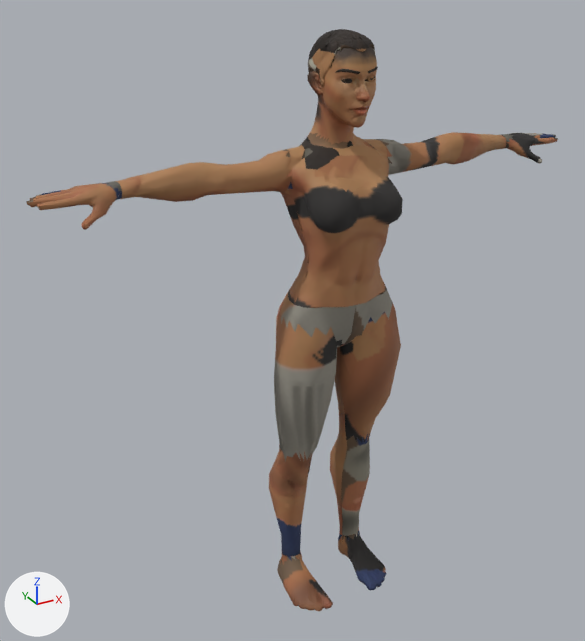
Two versions of the glTF model modely/postavy/npc/npc_mestka_telo.gltf, one commit apart.
Before and after are seen from a 50 mm camera at (-1.166, -1.841, 1.903) aimed at (-0.1, 0.098, 0.934). The lights are fixed; the arrows at lower left show +X, +Y and +Z. The first picture is the older version. Where no turn or scale is listed for an object, it has been applied to the vertices. Vertices at exactly the same position are counted once.

The older version as bpy lines, for what is in view:
```python
ob_npc_mestka_hair_buzzedfemale = bpy.data.objects.new('npc_mestka_hair_buzzedfemale', me_hair_buzzedfemale)
ob_npc_mestka_hair_buzzedfemale.location = (0.0, 0.0, 0.0)
ob_npc_mestka_telo_chodidla = bpy.data.objects.new('npc_mestka_telo_chodidla', me_npc_mestka_telo_chodidla)
ob_npc_mestka_telo_chodidla.location = (0.0, 0.0, 0.0)
ob_npc_mestka_telo_dekolt = bpy.data.objects.new('npc_mestka_telo_dekolt', me_npc_mestka_telo_dekolt)
ob_npc_mestka_telo_dekolt.location = (0.0, 0.0, 0.0)
ob_npc_mestka_telo_hlava = bpy.data.objects.new('npc_mestka_telo_hlava', me_npc_mestka_telo_hlava)
ob_npc_mestka_telo_hlava.location = (0.0, 0.0, 0.0)
ob_npc_mestka_telo_lytka = bpy.data.objects.new('npc_mestka_telo_lytka', me_npc_mestka_telo_lytka)
ob_npc_mestka_telo_lytka.location = (0.0, 0.0, 0.0)
ob_npc_mestka_telo_paze = bpy.data.objects.new('npc_mestka_telo_paze', me_npc_mestka_telo_paze)
ob_npc_mestka_telo_paze.location = (0.0, 0.0, 0.0)
ob_npc_mestka_telo_ruce = bpy.data.objects.new('npc_mestka_telo_ruce', me_npc_mestka_telo_ruce)
ob_npc_mestka_telo_ruce.location = (0.0, 0.0, 0.0)
ob_npc_mestka_telo_stehna = bpy.data.objects.new('npc_mestka_telo_stehna', me_npc_mestka_telo_stehna)
ob_npc_mestka_telo_stehna.location = (0.0, 0.0, 0.0)
ob_npc_mestka_telo_trup = bpy.data.objects.new('npc_mestka_telo_trup', me_npc_mestka_telo_trup)
ob_npc_mestka_telo_trup.location = (0.0, 0.0, 0.0)
```
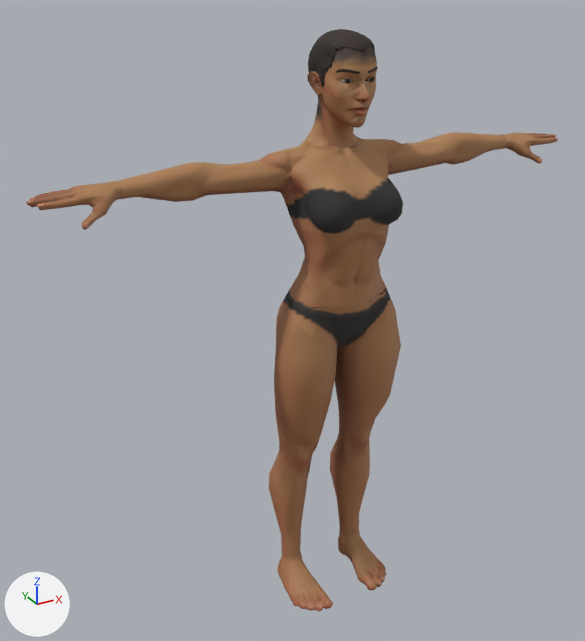
What differs and where, as boxes [x1, y1, x2, y2] in the pictures (585 x 641 px; the box of a moved part takes in the faces that stretch with it):
'npc_mestka_telo_trup', reshaped: before [277, 139, 403, 347]; after [277, 137, 403, 347]
part 1 of me_hair_buzzedfemale, surface changed (brown to black): [308, 31, 369, 87] in both
part 2 of me_npc_mestka_telo_chodidla, surface changed (lighter): [277, 532, 387, 611] in both
part 3 of me_npc_mestka_telo_dekolt, surface changed (lighter): [303, 133, 375, 179] in both
part 4 of me_npc_mestka_telo_lytka, surface changed: [269, 428, 371, 565] in both
part 5 of me_npc_mestka_telo_paze, surface changed: [105, 133, 513, 200] in both
part 6 of me_npc_mestka_telo_ruce, surface changed: [26, 133, 558, 230] in both
part 7 of me_npc_mestka_telo_stehna, surface changed: [274, 297, 401, 462] in both
part 8 of me_npc_mestka_telo_trup, moved or reshaped: before [287, 139, 403, 226]; after [287, 137, 403, 226]
part 9 of me_npc_mestka_telo_trup, surface changed: [279, 139, 393, 347] in both

The change, as a diff of the scene's bpy script:
```diff
--- a/modely/postavy/npc/npc_mestka_telo.gltf.py
+++ b/modely/postavy/npc/npc_mestka_telo.gltf.py
@@ me_hair_buzzedfemale @@
 me_hair_buzzedfemale.from_pydata(...)  # 466 vertices, 830 faces; spans x -0.079..0.079, y -0.082..0.114, z 1.585..1.753
+# me_hair_buzzedfemale part 1: texture (UV) coordinates of 830 of 830 faces, centred in x -0.078..0.078, y -0.079..0.113, z 1.588..1.752, changed; they spanned u 0.44..0.61, v 0.66..0.9 and now span u 0.33..0.51, v 0.65..0.9
 me_hair_buzzedfemale.materials.append(mat_npc_mestka_vlasy)
@@ me_npc_mestka_telo_chodidla @@
 me_npc_mestka_telo_chodidla.from_pydata(...)  # 348 vertices, 528 faces; spans x -0.18..0.18, y -0.128..0.13, z -0.008..0.105
+# me_npc_mestka_telo_chodidla part 2: texture (UV) coordinates of 528 of 528 faces, centred in x -0.178..0.178, y -0.126..0.127, z -0.007..0.095, changed; they spanned u 0.22..0.96, v 0.26..0.88 and now span u 0.03..0.95, v 0.16..0.95
 me_npc_mestka_telo_chodidla.materials.append(mat_npc_mestka_telo_kuze_tela)
@@ me_npc_mestka_telo_dekolt @@
-me_npc_mestka_telo_dekolt.from_pydata(...)  # 214 vertices, 330 faces; spans x -0.122..0.122, y -0.098..0.123, z 1.358..1.493
+me_npc_mestka_telo_dekolt.from_pydata(...)  # 173 vertices, 256 faces; spans x -0.111..0.111, y -0.073..0.122, z 1.378..1.493
+# me_npc_mestka_telo_dekolt part 3: 256 kept faces spanning x -0.111..0.111, y -0.073..0.122, z 1.378..1.493 get new texture (UV) coordinates
+# edits to the shape of me_npc_mestka_telo_dekolt do not show in these pictures
 me_npc_mestka_telo_dekolt.materials.append(mat_npc_mestka_telo_kuze_001)
@@ me_npc_mestka_telo_lytka @@
 me_npc_mestka_telo_lytka.from_pydata(...)  # 279 vertices, 358 faces; spans x -0.182..0.182, y -0.008..0.16, z 0.036..0.55
+# me_npc_mestka_telo_lytka part 4: texture (UV) coordinates of 358 of 358 faces, centred in x -0.177..0.177, y -0.005..0.158, z 0.047..0.531, changed; they spanned u 0.14..0.71, v 0.28..0.98 and now span u 0.26..0.99, v 0.01..0.87
 me_npc_mestka_telo_lytka.materials.append(mat_npc_mestka_telo_kuze_tela)
@@ me_npc_mestka_telo_paze @@
 me_npc_mestka_telo_paze.from_pydata(...)  # 386 vertices, 560 faces; spans x -0.647..0.647, y 0.006..0.103, z 1.335..1.456
+# me_npc_mestka_telo_paze part 5: texture (UV) coordinates of 560 of 560 faces, centred in x -0.639..0.639, y 0.008..0.102, z 1.342..1.453, changed; they spanned u 0.01..0.91, v 0.01..0.98 and now span u 0.17..0.99, v 0.01..0.85
 me_npc_mestka_telo_paze.materials.append(mat_npc_mestka_telo_kuze_tela)
@@ me_npc_mestka_telo_ruce @@
 me_npc_mestka_telo_ruce.from_pydata(...)  # 745 vertices, 992 faces; spans x -0.83..0.83, y -0.02..0.1, z 1.34..1.43
+# me_npc_mestka_telo_ruce part 6: texture (UV) coordinates of 992 of 992 faces, centred in x -0.83..0.83, y -0.02..0.1, z 1.34..1.42, changed; they spanned u 0.01..0.95, v 0.01..0.9 and now span u 0.12..0.93, v 0.01..0.85
 me_npc_mestka_telo_ruce.materials.append(mat_npc_mestka_telo_kuze_tela)
@@ me_npc_mestka_telo_stehna @@
 me_npc_mestka_telo_stehna.from_pydata(...)  # 227 vertices, 308 faces; spans x -0.204..0.204, y -0.084..0.155, z 0.487..0.993
+# me_npc_mestka_telo_stehna part 7: texture (UV) coordinates of 308 of 308 faces, centred in x -0.199..0.199, y -0.081..0.142, z 0.507..0.975, changed; they spanned u 0.01..0.33, v 0.44..0.69 and now span u 0.01..0.36, v 0.44..0.58
 me_npc_mestka_telo_stehna.materials.append(mat_npc_mestka_telo_kuze_tela)
@@ me_npc_mestka_telo_trup @@
-me_npc_mestka_telo_trup.from_pydata(...)  # 445 vertices, 625 faces; spans x -0.187..0.187, y -0.138..0.163, z 0.858..1.461
+me_npc_mestka_telo_trup.from_pydata(...)  # 452 vertices, 650 faces; spans x -0.187..0.187, y -0.138..0.163, z 0.858..1.469
+# me_npc_mestka_telo_trup part 8: 5 vertices moved from x -0.067..0.067, y -0.123..0.125, z 1.346..1.393 to x -0.068..0.068, y -0.121..0.126, z 1.348..1.403; 46 vertices removed from x -0.142..0.142, y -0.12..0.131, z 1.328..1.461; 54 vertices added at x -0.146..0.146, y -0.122..0.131, z 1.317..1.469
+# me_npc_mestka_telo_trup part 9: 158 kept faces spanning x -0.187..0.187, y -0.088..0.163, z 0.858..1.456 get new texture (UV) coordinates
+# other edits to the shape of me_npc_mestka_telo_trup do not show in these pictures
 me_npc_mestka_telo_trup.materials.append(mat_npc_mestka_telo_kuze_tela)
```
